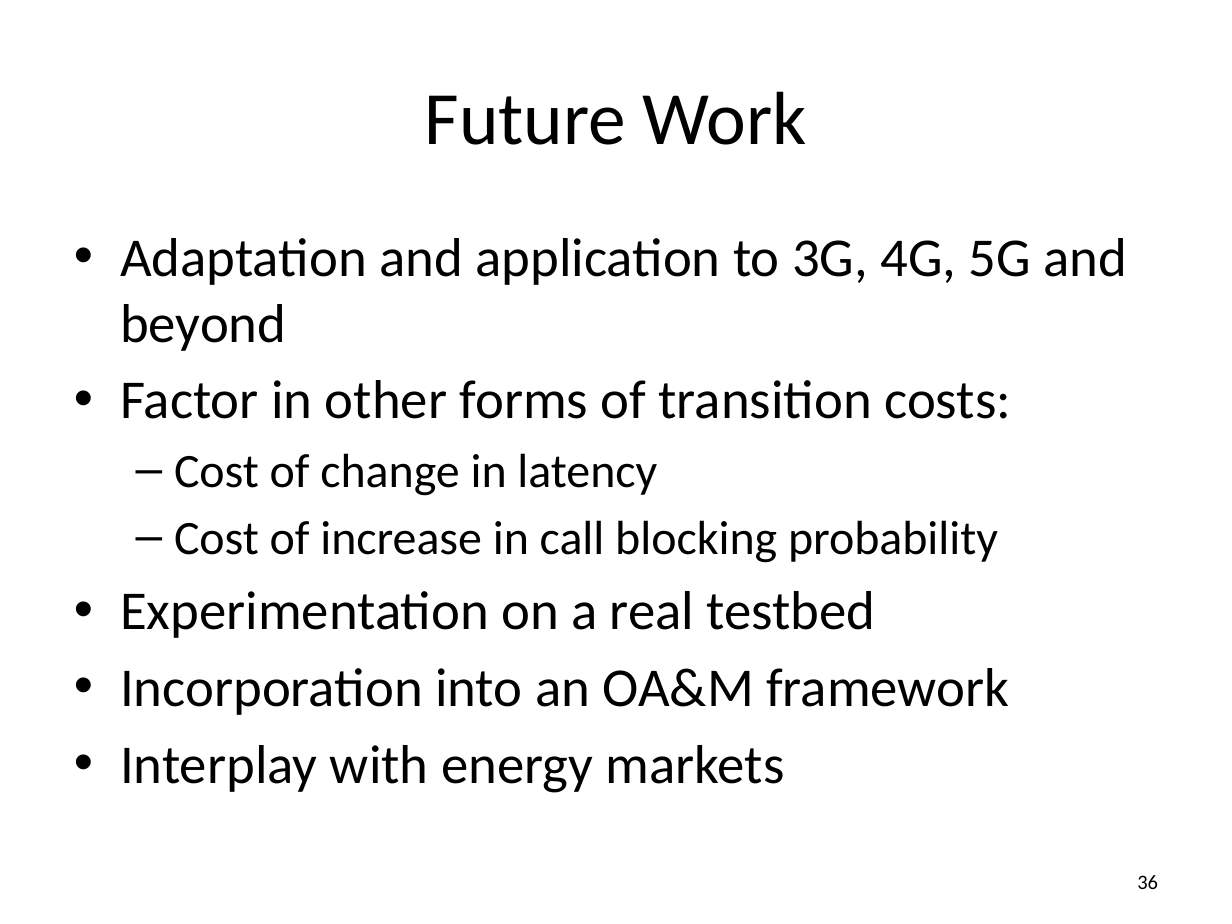
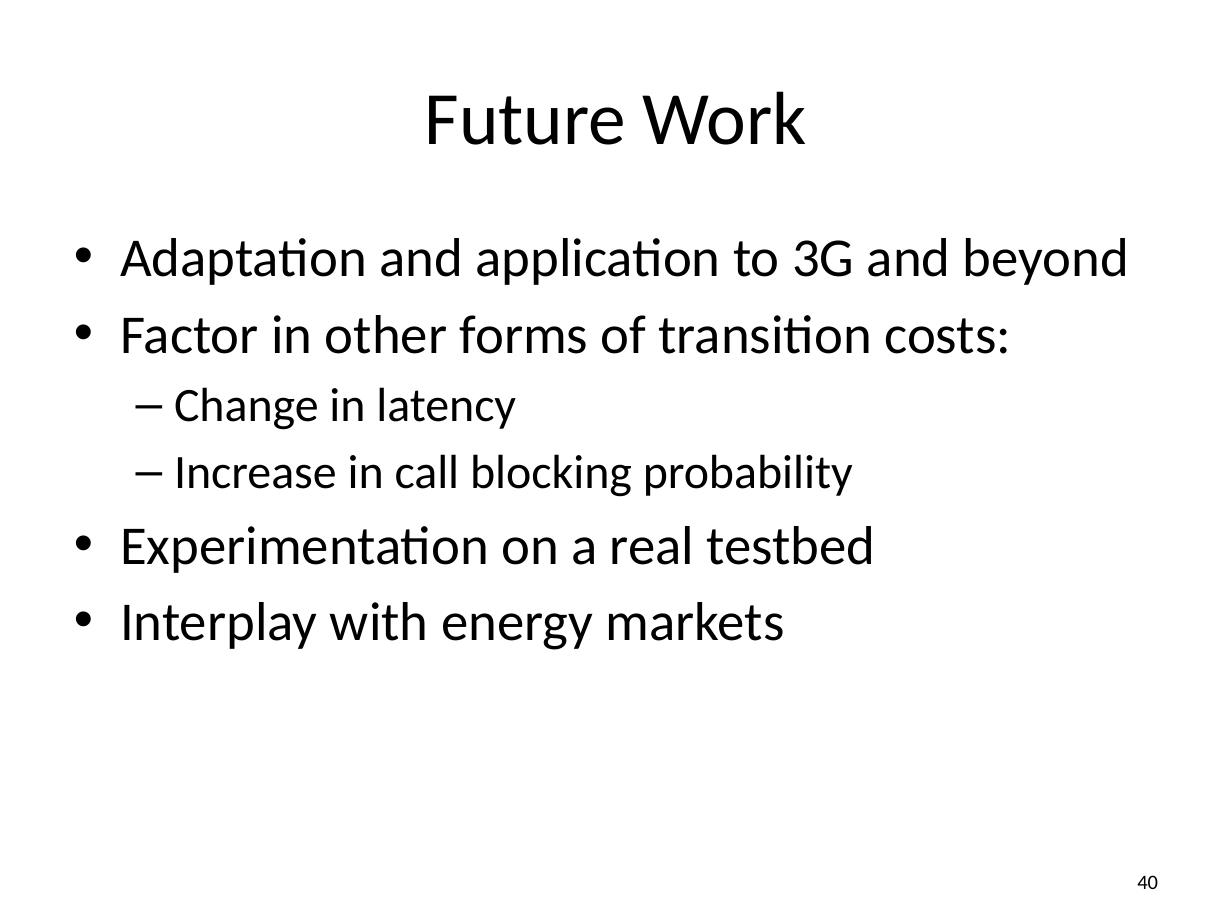
Before and after one commit to msaqib/Dissertation, a slide deck: slide 40 of RED-BLv8b.pptx (slide 36 before the commit). Drawn at 1232x924 pixels with LibreOffice and Linux fonts; fonts in the diff are those of the drawing. Boxes give left, top, right and bottom in pixels: in the first picture for what was removed or moved away, otherwise in the second. Text is boxed around its words. In the diff, an @@ line names an element or a change of style, - is before the commit and + after.

```diff
--- a/RED-BLv8b.pptx
+++ b/RED-BLv8b.pptx
@@ text at bbox=[120, 238, 1129, 285]: text changed @@
-• Adaptation and application to 3G, 4G, 5G and beyond
+• Adaptation and application to 3G and beyond
@@ text at bbox=[174, 387, 853, 497]: text changed @@
-  – Cost of change in latency
-  – Cost of increase in call blocking probability
+  – Change in latency
+  – Increase in call blocking probability
@@ text at bbox=[120, 668, 1009, 715]: paragraph removed @@
-• Incorporation into an OA&M framework
@@ page number at bbox=[1137, 875, 1158, 889]: text changed @@
-36
+40
```
Also in this commit, not shown: 32 other slides changed, 7 slides added, 2 slides removed, 32 other files.
